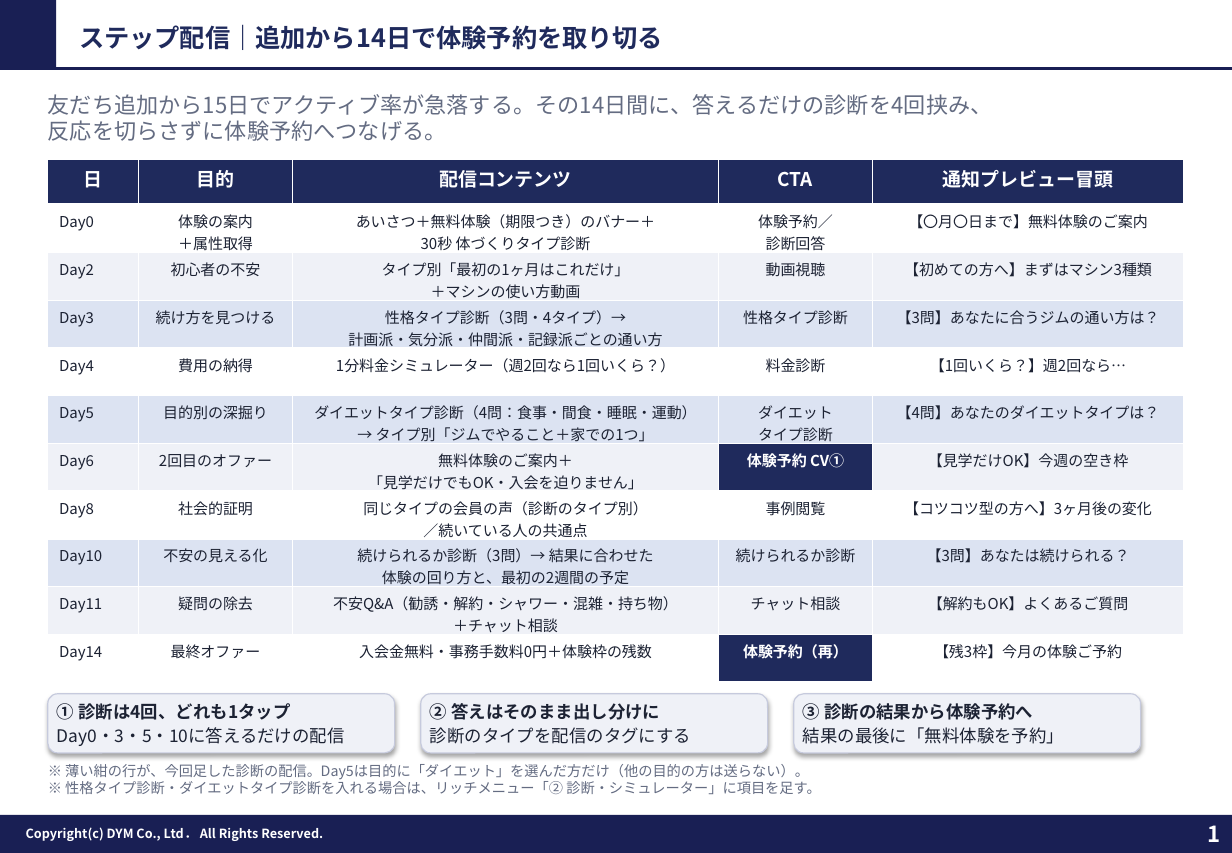
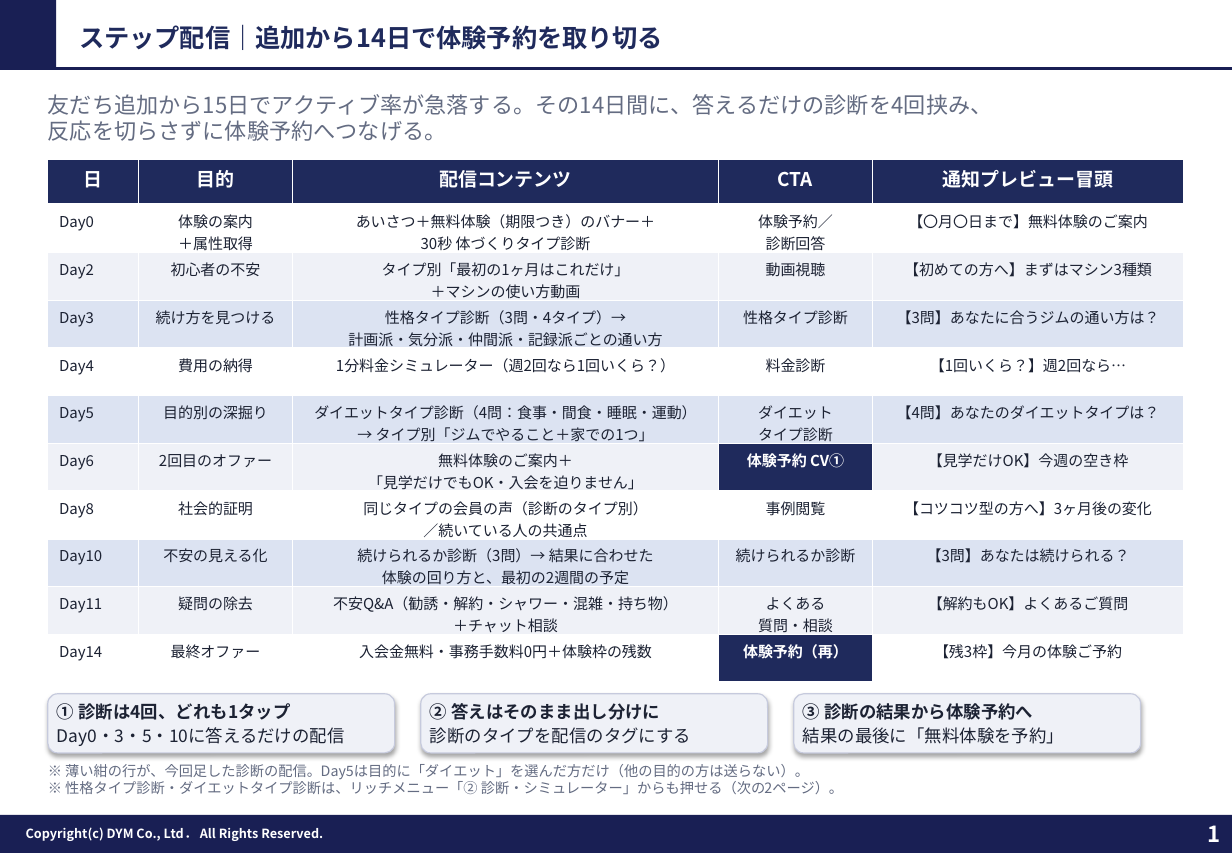
Before and after one commit to tonomura-r-dev/folder, a slide deck: slide 1 of ジム・フィットネス業界_ステップ配信_診断を厚くした版（試作）.pptx. Drawn at 1232x853 pixels with LibreOffice and Linux fonts; fonts in the diff are those of the drawing; background and template pictures are left out. Boxes give left, top, right and bottom in pixels: in the first picture for what was removed or moved away, otherwise in the second. Text is boxed around its words. In the diff, an @@ line names an element or a change of style, - is before the commit and + after.

```diff
--- a/ジム・フィットネス業界_ステップ配信_診断を厚くした版（試作）.pptx
+++ b/ジム・フィットネス業界_ステップ配信_診断を厚くした版（試作）.pptx
@@ table at box(48, 159, 1184, 683) @@
-row 10, column 4: チャット相談
+row 10, column 4: よくある 質問・相談
@@ text at box(65, 781, 843, 794): text changed @@
-※ 性格タイプ診断・ダイエットタイプ診断を入れる場合は、リッチメニュー「② 診断・シミュレーター」に項目を足す。
+※ 性格タイプ診断・ダイエットタイプ診断は、リッチメニュー「② 診断・シミュレーター」からも押せる（次の2ページ）。
```
Also in this commit, not shown: 2 slides added, 7 other files.
